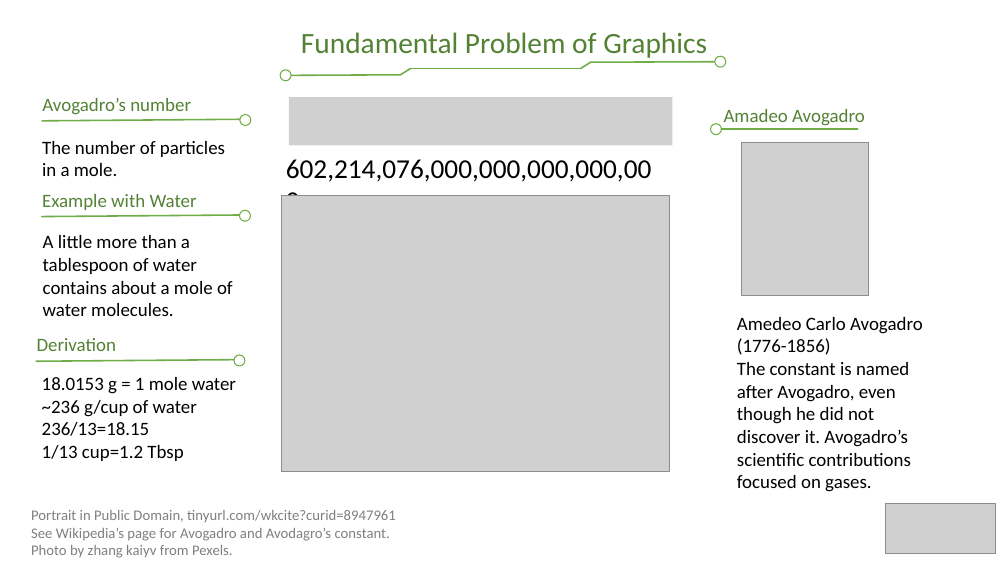
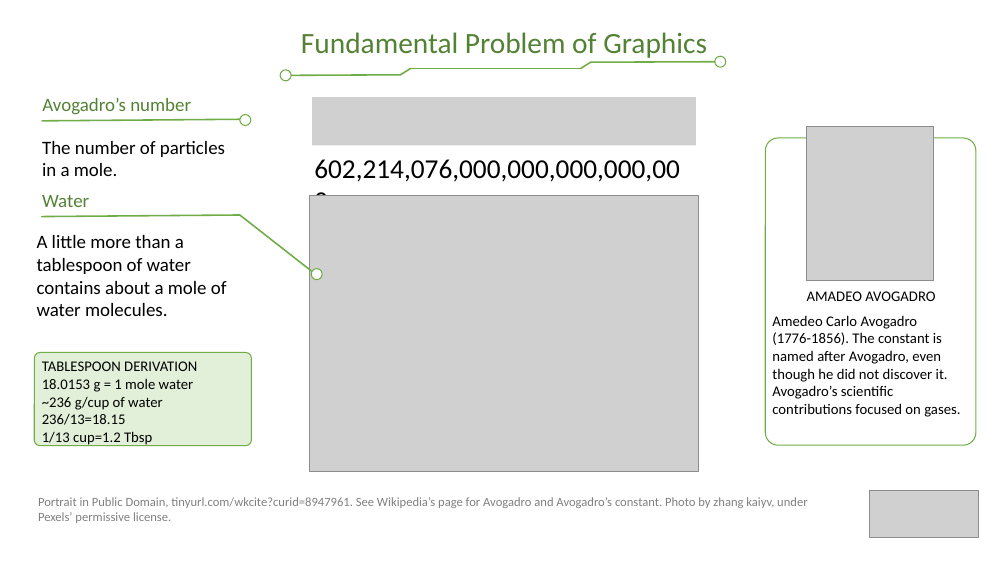
Before and after one commit to cs4620/Spring2021, a slide deck: slide 2 of Graphics Parts and Terms.pptx. Drawn at 1008x567 pixels with LibreOffice and Linux fonts; fonts in the diff are those of the drawing; grey boxes stand for pictures. Boxes give left, top, right and bottom in pixels: in the first picture for what was removed or moved away, otherwise in the second. Text is boxed around its words. In the diff, an @@ line names an element or a change of style, - is before the commit and + after.

Commit message:
Update style

```diff
--- a/Graphics Parts and Terms.pptx
+++ b/Graphics Parts and Terms.pptx
@@ picture: place and size @@
-picture at bbox=[289, 98, 673, 146]
+picture at bbox=[312, 98, 696, 146]
@@ text "602,214,076,000,000,000,000,000": place and size @@
-text "602,214,076,000,000,000,000,000" at bbox=[286, 159, 652, 182]
+text "602,214,076,000,000,000,000,000" at bbox=[314, 159, 680, 182]
@@ ellipse removed at bbox=[711, 124, 722, 135] @@
@@ line removed from (858, 129) to (721, 129) @@
@@ rounded rectangle added at bbox=[765, 138, 976, 445], outline #70AD47 1 pt @@
@@ picture: place and size @@
-picture at bbox=[742, 142, 869, 296]
+picture at bbox=[807, 126, 934, 281]
@@ text at bbox=[42, 195, 89, 207]: text changed @@
-Example with Water
+Water
@@ picture: place and size @@
-picture at bbox=[281, 196, 670, 472]
+picture at bbox=[310, 196, 699, 472]
@@ text "A little more than a ...": place and size @@
-text "A little more than a ..." at bbox=[43, 235, 233, 316]
+text "A little more than a ..." at bbox=[37, 235, 227, 316]
@@ line added from (240, 216) to (312, 271), #70AD47 1.5 pt @@
@@ ellipse: place and size @@
-ellipse at bbox=[240, 210, 251, 222]
+ellipse at bbox=[312, 268, 323, 280]
@@ text at bbox=[807, 291, 935, 301]: text changed; size 18 to 14 pt; text colour #548235 to #000000 @@
-Amadeo Avogadro
+AMADEO AVOGADRO
@@ text "Amedeo Carlo Avogadro": place and size @@
-text "Amedeo Carlo Avogadro" at bbox=[737, 317, 923, 492]
+text "Amedeo Carlo Avogadro" at bbox=[772, 315, 960, 417]
@@ text at bbox=[772, 315, 918, 329]: size 18 to 14 pt in "Amedeo Carlo Avogadro" @@
@@ text "TABLESPOON DERIVATION": place and size @@
-text "TABLESPOON DERIVATION" at bbox=[42, 377, 236, 461]
+text "TABLESPOON DERIVATION" at bbox=[42, 361, 197, 446]
@@ rounded rectangle added at bbox=[34, 352, 251, 445], fill #E2F0D9, outline #70AD47 1 pt @@
@@ text removed at bbox=[37, 338, 116, 351] @@
-Derivation
@@ ellipse removed at bbox=[234, 355, 245, 367] @@
@@ text at bbox=[772, 332, 960, 417]: text changed; size 18 to 14 pt @@
-(1776-1856)
-The constant is named after Avogadro, even though he did not discover it. Avogadro’s scientific contributions focused on gases.
+(1776-1856). The constant is named after Avogadro, even though he did not discover it. Avogadro’s scientific contributions focused on gases.
@@ line removed from (36, 361) to (234, 360) @@
@@ text at bbox=[42, 361, 197, 371]: paragraph added @@
+TABLESPOON DERIVATION
@@ text at bbox=[42, 378, 194, 446]: size 18 to 14 pt in "18.0153 g = 1 mole water", "~236 g/cup of water", "236/13=18.15", "1/13 cup=1.2 Tbsp" @@
@@ text at bbox=[38, 497, 807, 523]: text changed; size 14 to 12 pt @@
-Portrait in Public Domain, tinyurl.com/wkcite?curid=8947961
-See Wikipedia’s page for Avogadro and Avodagro’s constant.
-Photo by zhang kaiyv from Pexels.
+Portrait in Public Domain, tinyurl.com/wkcite?curid=8947961. See Wikipedia’s page for Avogadro and Avogadro’s constant. Photo by zhang kaiyv, under Pexels’ permissive license.
@@ picture: place and size @@
-picture at bbox=[886, 504, 996, 554]
+picture at bbox=[870, 491, 979, 538]
```
Also in this commit, not shown: 1 slide added.
